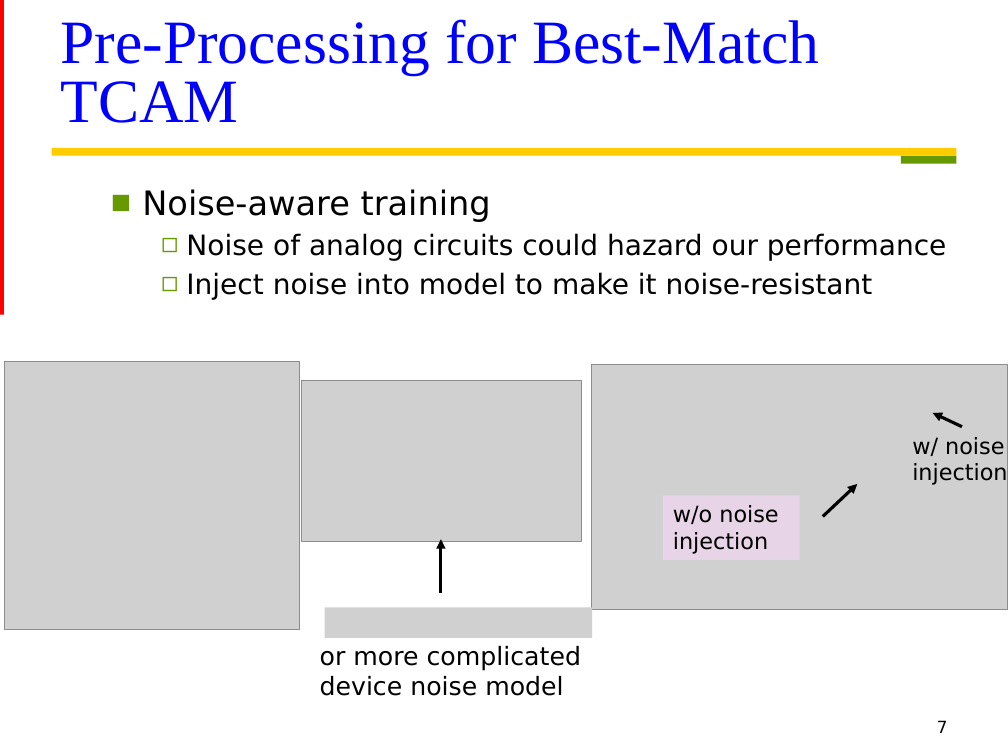
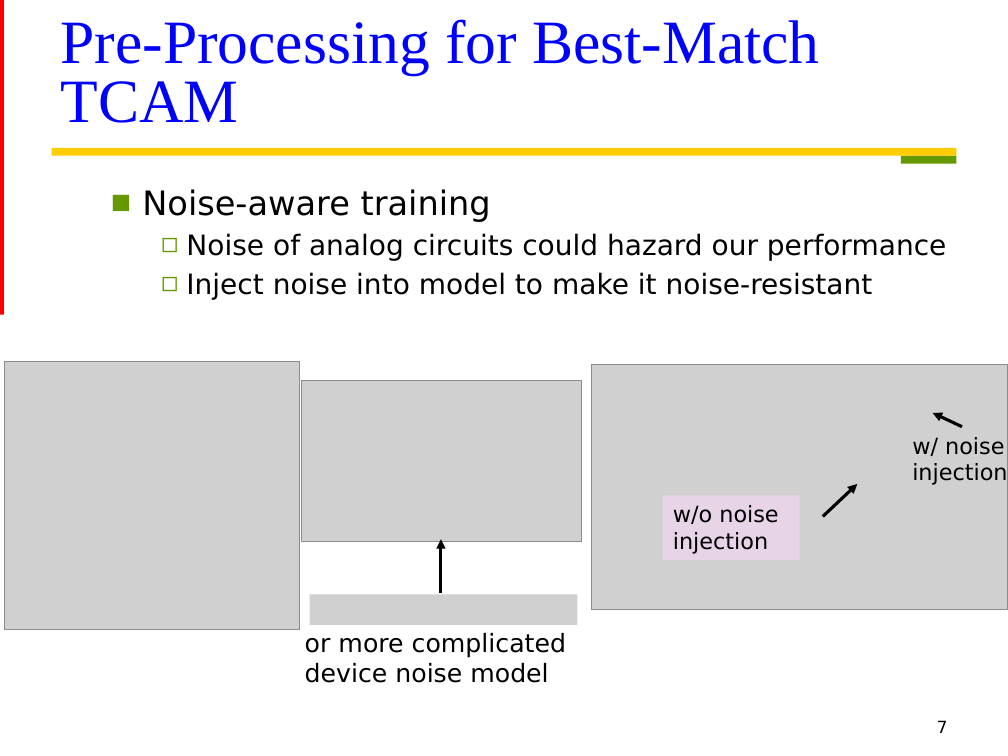
Before and after one commit to Oniontow/AndyWu_Project, a slide deck: slide 7 of IMS.pptx. Drawn at 1008x756 pixels with LibreOffice and Linux fonts; fonts in the diff are those of the drawing; grey boxes stand for pictures. Boxes give left, top, right and bottom in pixels: in the first picture for what was removed or moved away, otherwise in the second. Text is boxed around its words. In the diff, an @@ line names an element or a change of style, - is before the commit and + after.

```diff
--- a/IMS.pptx
+++ b/IMS.pptx
@@ picture: place and size @@
-picture at bbox=[325, 608, 593, 638]
+picture at bbox=[309, 595, 578, 625]
@@ text "or more complicated": place and size @@
-text "or more complicated" at bbox=[320, 646, 581, 696]
+text "or more complicated" at bbox=[305, 633, 566, 683]
```
Also in this commit, not shown: 2 other files.
